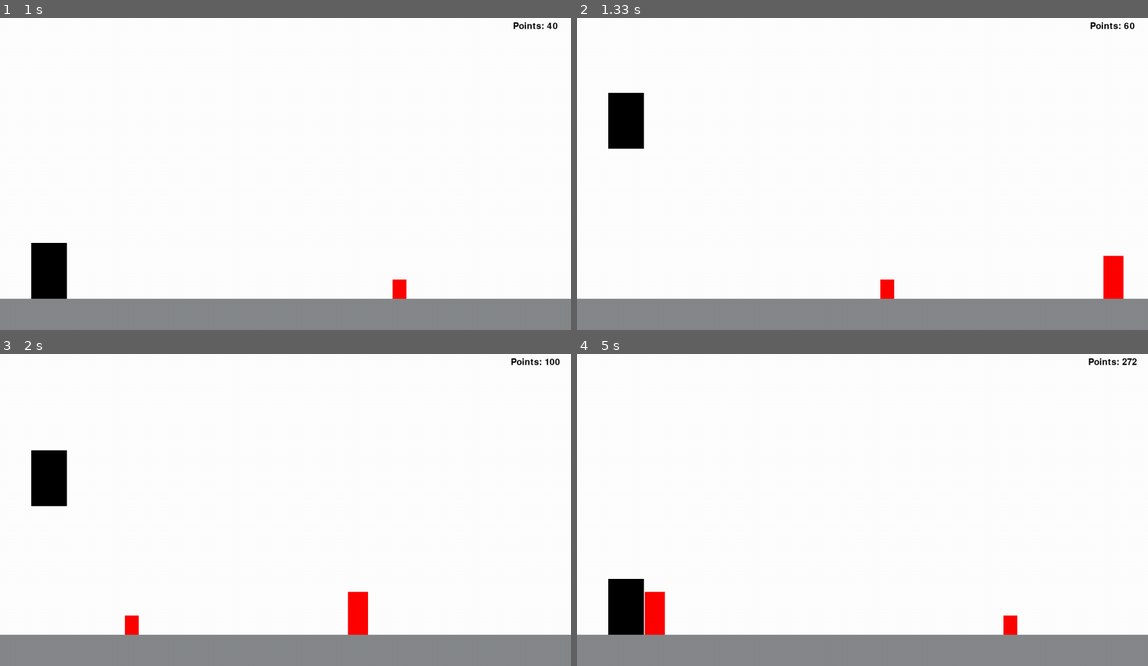
Above: before the commit, frames 1-4 (two rows, left to right).
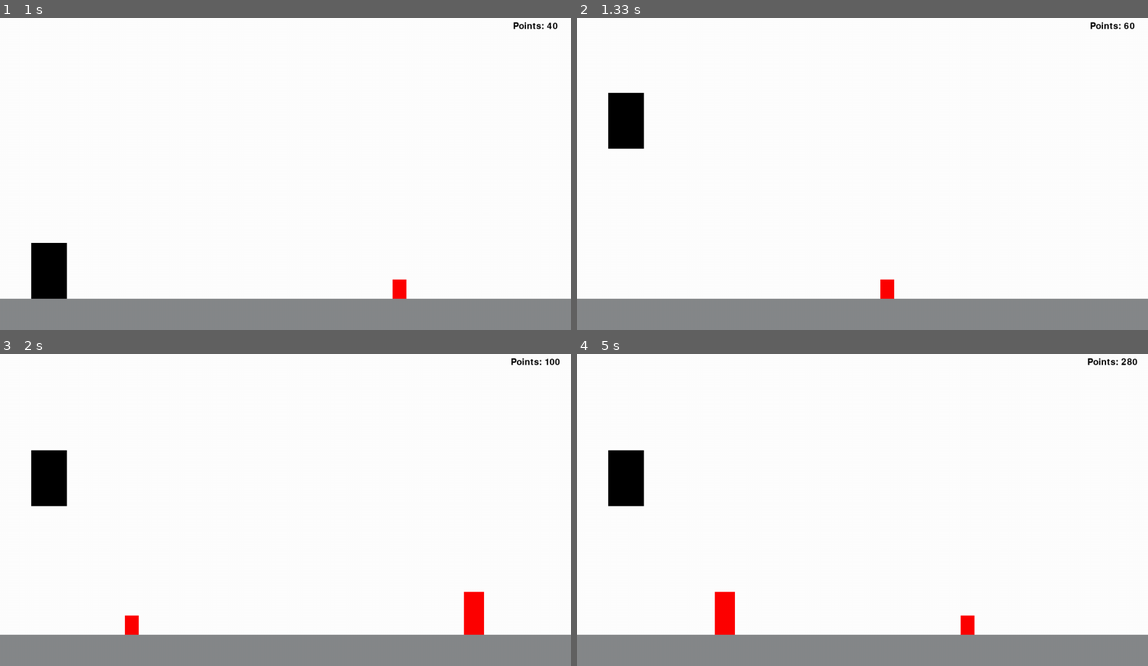
Above: after the commit, the same moments.

Repository: Mapsee/programming-2-a2
Game: pygame game, started from main.py
The game is run twice, just before and just after one commit, with the same random seed, the same clock (stepped at 60 frames per second) and the same inputs.
Inputs:
- Up to frame 1 (1 s): tap Space at 0.33, 0.73 s
- Up to frame 2 (1.33 s): tap Space at 1.03, 1.23 s
- Up to frame 3 (2 s): tap Space at 1.57, 1.87 s
- Up to frame 4 (5 s): tap Space at 2.07, 2.37, 2.63, 2.97, 3.27, 3.4, 3.8, 4.1, 4.87 s

Frame 1 is identical in both runs. In frame 2, 0.5% of the frame differs, in the area x 92-96%, y 76-91%; in frame 3, 1.0%; in frame 4, 3.7%, in the area x 5-99%, y 1-91%.

Commit message:
refining the code a bit

Diff:
--- a/main.py
+++ b/main.py
@@ -58,7 +58,7 @@
         # Rect
         self.rect = self.image.get_rect()
         self.rect.bottom = GROUND_HEIGHT
-        self.rect.left = WIDTH + 500
+        self.rect.left = WIDTH + 760
 
     def update(self):
         self.rect.x -= game_speed
